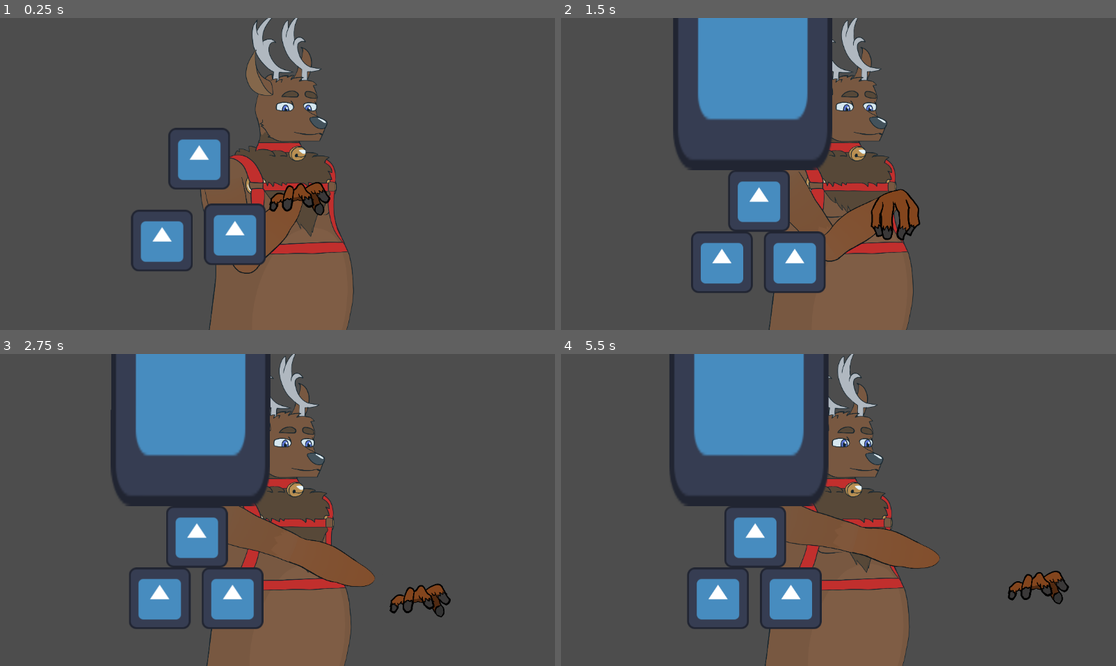
Above: before the commit, frames 1-4 (two rows, left to right).
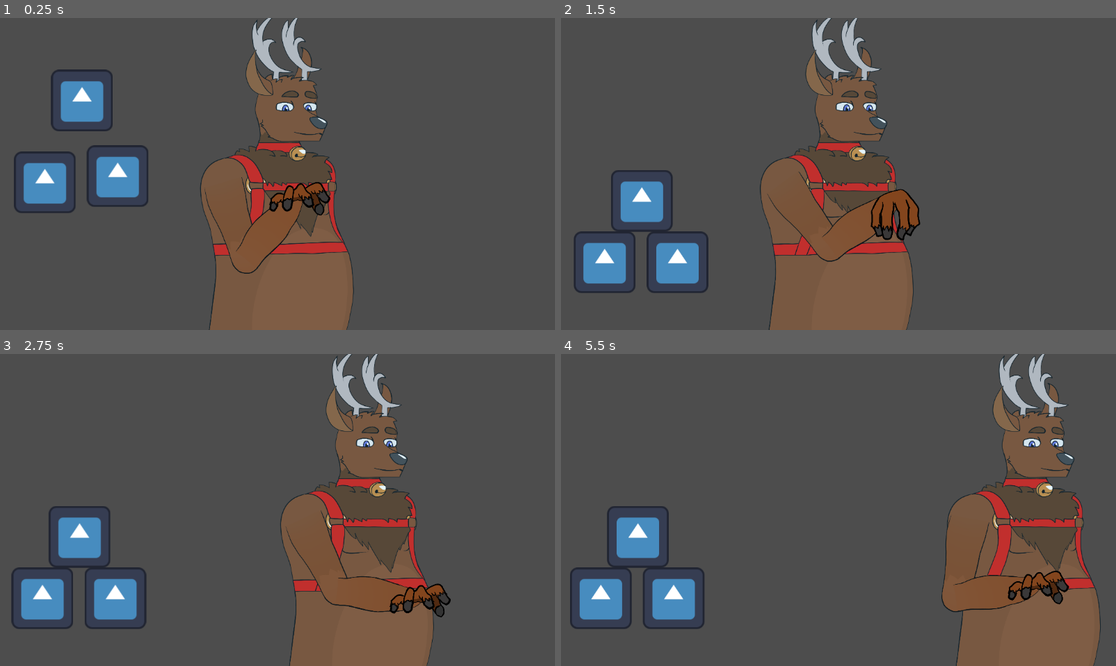
Above: after the commit, the same moments.

Repository: heliguy4599/bighand
Game: Godot game, scene res://world.tscn
Same seed, same stepped clock (60 frames per second), same inputs: the game is played once before the commit and once after it. The engine's default icon, where the game draws it, is replaced by a stand-in: a white triangle on a blue panel in a dark square.
Inputs:
- Up to frame 1 (0.25 s): no input
- Up to frame 2 (1.5 s): hold D (move_right) 0.53-1.28 s; hold E (grab) 0.53-1.28 s; hold S (move_down) from 1.28 s (still down); tap E (grab) at 1.35 s
- Up to frame 3 (2.75 s): release S (move_down) at 2.03 s; hold D (move_right) from 2.03 s (still down); hold E (grab) from 2.03 s (still down)
- Up to frame 4 (5.5 s): release D (move_right) at 2.78 s; release E (grab) at 2.78 s; hold W (move_up) 2.78-3.53 s; tap E (grab) at 2.85, 4.35 s; hold E (grab) 3.53-4.28 s; hold A (move_left) 3.53-5.03 s; hold S (move_down) from 5.03 s (still down); hold E (grab) from 5.03 s (still down)

The runs differ from the first frame. In frame 1, 8.8% of the frame differs, in the area x 2-48%, y 16-82%; in frame 2, 18%; in frame 3, 34%; in frame 4, 43%, in the area x 1-98%, y 0-100%.

Commit message:
Make body follow hand

Diff:
--- a/heli_character/body.gd
+++ b/heli_character/body.gd
@@ -1,10 +1,9 @@
 class_name Body
-extends Node2D
+extends RigidBody2D
 
 
 const MAX_EYE_LOOK := 100.0
 const MAX_EYE_MOVEMENT := 8.0
-
 
 @onready var upper_arm_joint: Node2D = $UpperArmJoint
 @onready var lower_arm_joint: Node2D = $UpperArmJoint/LowerArmJoint
@@ -13,6 +12,10 @@
 @onready var right_eye: Sprite2D = $RightEye
 @onready var left_eye_initial_pos := left_eye.position
 @onready var right_eye_initial_pos := right_eye.position
+
+
+func _integrate_forces(state: PhysicsDirectBodyState2D) -> void:
+	state.transform.origin.y = 0
 
 
 func point_to_hand(hand_pos: Vector2):
--- a/heli_character/body.tscn
+++ b/heli_character/body.tscn
@@ -7,9 +7,13 @@
 [ext_resource type="Texture2D" uid="uid://rbde5qyrxgnc" path="res://heli_character/eye.png" id="3_dvknr"]
 [ext_resource type="Texture2D" uid="uid://bvly54lldx6qw" path="res://heli_character/lower_arm.png" id="3_gw5vf"]
 
-[node name="Body" type="Node2D"]
+[node name="Body" type="RigidBody2D"]
 z_index = -20
 z_as_relative = false
+collision_layer = 4
+collision_mask = 4
+lock_rotation = true
+linear_damp = 100.0
 script = ExtResource("1_nj2ke")
 
 [node name="Sclera" type="Sprite2D" parent="."]
@@ -48,3 +52,6 @@
 position = Vector2(92, 4.76837e-07)
 scale = Vector2(0.35, 0.35)
 texture = ExtResource("3_gw5vf")
+
+[node name="CollisionPolygon2D" type="CollisionPolygon2D" parent="."]
+polygon = PackedVector2Array(-69, -329, 12, -293, 126, -211, 197, -94, 215, 9, 210, 89, 132, 233, 50, 304, -171, 339, -213, 160, -88, 3, -50, -66, -63, -321, -163, -366, -328, 80, -225, 400, 293, 400, 338, 47, 300, -275, 123, -403, -111, -406, -162, -367, -131, -354)
--- a/heli_character/hand.tscn
+++ b/heli_character/hand.tscn
@@ -13,7 +13,7 @@
 radius = 44.0114
 
 [node name="Hand" type="RigidBody2D"]
-collision_layer = 3
+collision_layer = 7
 collision_mask = 3
 mass = 646.0
 gravity_scale = 0.0
--- a/world.tscn
+++ b/world.tscn
@@ -1,10 +1,9 @@
-[gd_scene load_steps=9 format=3 uid="uid://cs0qvu11a4wfu"]
+[gd_scene load_steps=8 format=3 uid="uid://cs0qvu11a4wfu"]
 
 [ext_resource type="Script" path="res://world.gd" id="1_f17ur"]
 [ext_resource type="PackedScene" uid="uid://c76qocaeg0e5m" path="res://pickupable.tscn" id="2_nr6n1"]
 [ext_resource type="PackedScene" uid="uid://fds8ylsbt2dx" path="res://heli_character/hand.tscn" id="3_pgtt6"]
 [ext_resource type="PackedScene" uid="uid://bon06v27u8pw" path="res://heli_character/body.tscn" id="3_rnry5"]
-[ext_resource type="PackedScene" uid="uid://dx2mxd7ig3v4h" path="res://bridge_pillar.tscn" id="4_nswid"]
 
 [sub_resource type="PhysicsMaterial" id="PhysicsMaterial_nu5gv"]
 friction = 0.0
@@ -43,14 +42,11 @@
 shape = SubResource("WorldBoundaryShape2D_11jc7")
 
 [node name="Pickupable" parent="." instance=ExtResource("2_nr6n1")]
-position = Vector2(-238, 110)
+position = Vector2(-481, -11)
 freeze_mode = 1
 
 [node name="Pickupable2" parent="." instance=ExtResource("2_nr6n1")]
-position = Vector2(-87, 97)
+position = Vector2(-330, -24)
 
 [node name="Pickupable3" parent="." instance=ExtResource("2_nr6n1")]
-position = Vector2(-161, -60)
-
-[node name="BridgePillar" parent="." instance=ExtResource("4_nswid")]
-position = Vector2(-175, -838)
+position = Vector2(-404, -181)
